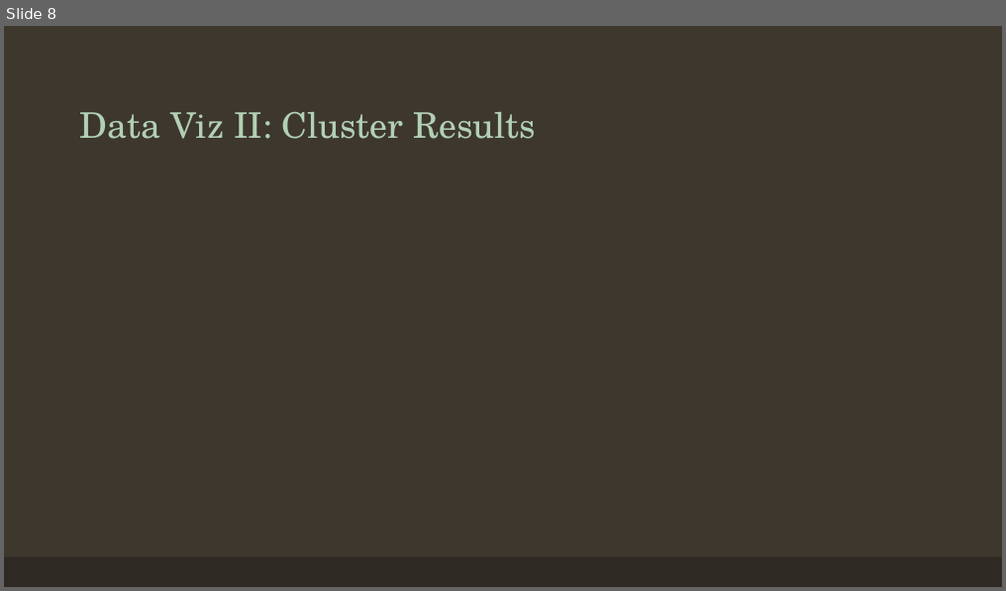
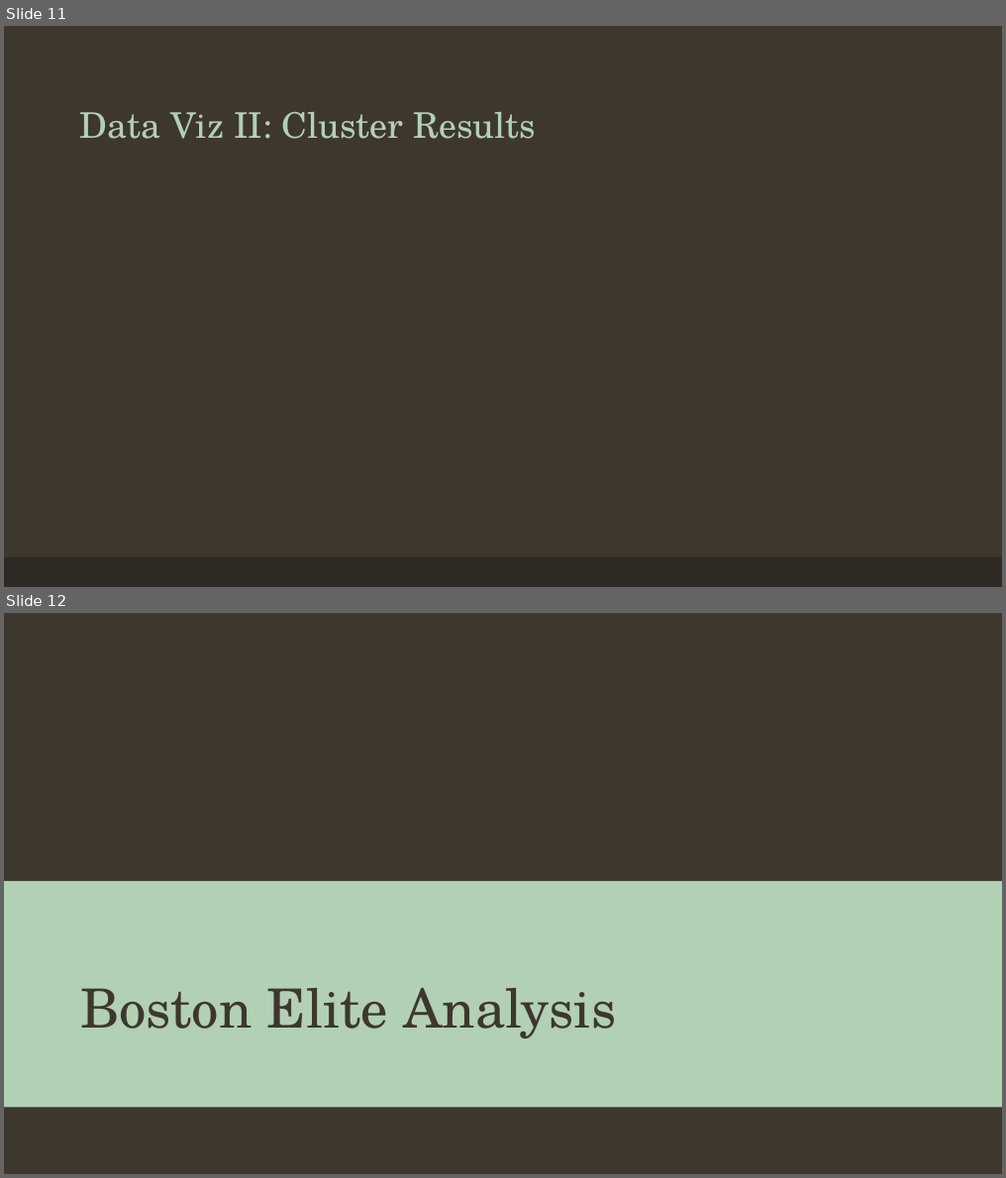
Before and after one commit to melissaaccorso/yelpelite, a slide deck: The Yelp Elite_Presentation.pptx. Shown one above the other, each under a label of ours: slide 8 before the commit, slides 11 and 12 after it. The pictures are 1006x591 and 1006x1178 pixels, drawn with LibreOffice and Linux fonts; fonts in the diff are those of the drawing; background and template pictures are left out. Boxes give left, top, right and bottom in pixels: in the first picture for what was removed or moved away, otherwise in the second. Text is boxed around its words. In the diff, an @@ line names an element or a change of style, - is before the commit and + after.

```diff
--- a/The Yelp Elite_Presentation.pptx
+++ b/The Yelp Elite_Presentation.pptx
@@ slide 12 added at (x1=4, y1=613, x2=1002, y2=1174), background picture (left out) @@
@@ rectangle added at (x1=4, y1=881, x2=1002, y2=1107), fill #B2D0B4 @@
@@ title added at (x1=80, y1=988, x2=616, y2=1039), 52 pt, text #3D372E @@
+Boston Elite Analysis
@@ what was slide 8 is now slide 11 @@
```
Also in this commit, not shown: 5 other slides added, 11 slides removed, 11 other files.
